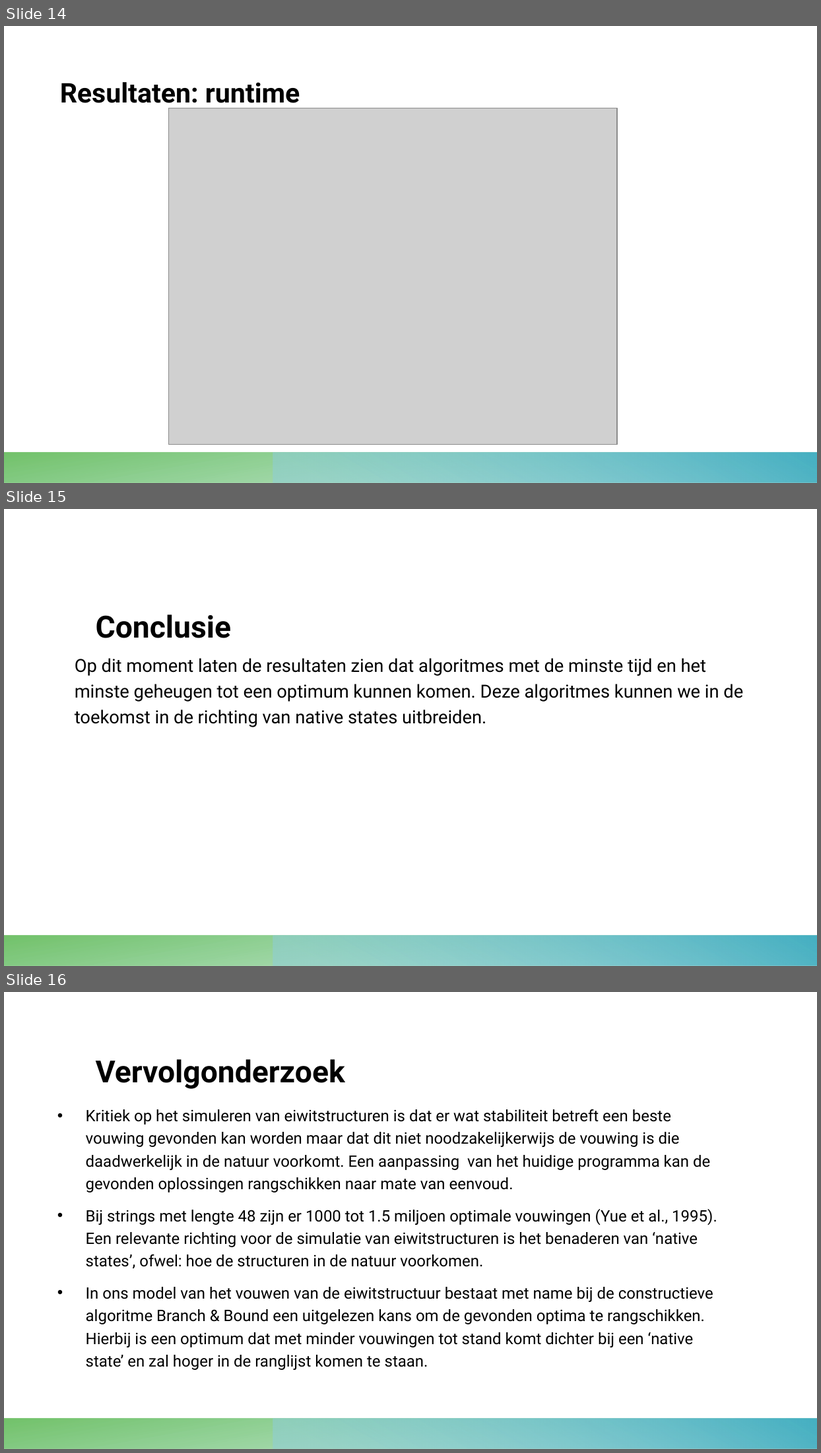
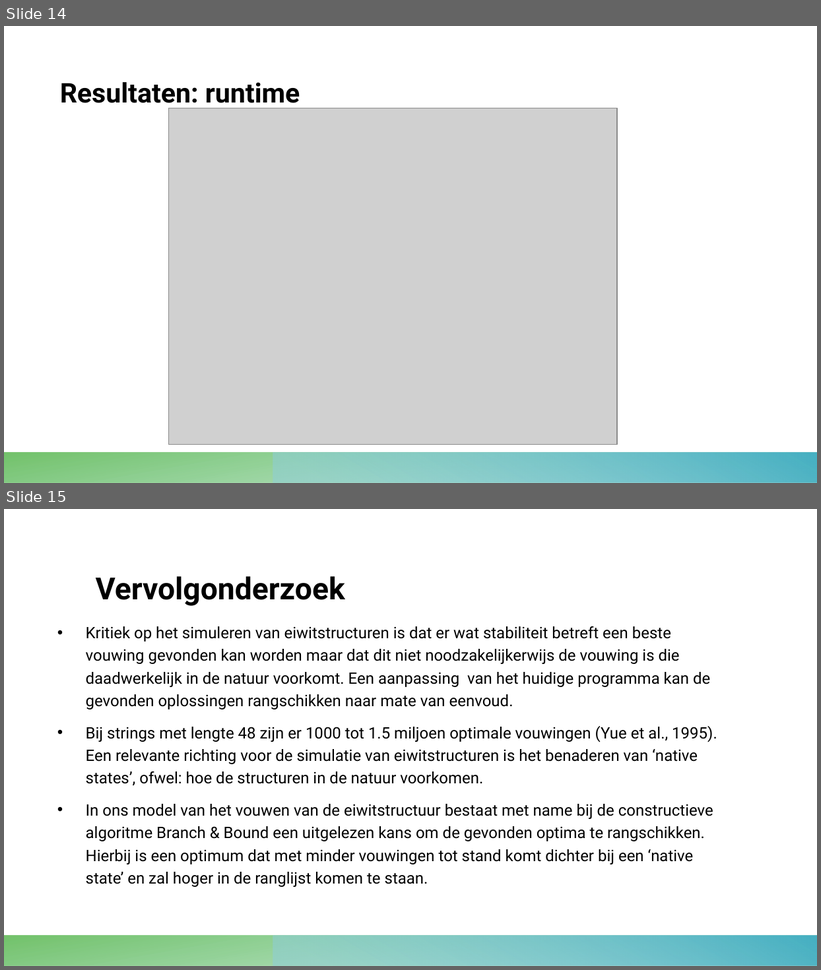
Before and after one commit to 10639780/proti, a slide deck: presentatie/protidefpres.pptx. Shown one above the other, each under a label of ours: slides 14, 15 and 16 before the commit, slides 14 and 15 after it. The pictures are 821x1453 and 821x970 pixels, drawn with LibreOffice and Linux fonts; fonts in the diff are those of the drawing; grey boxes stand for pictures. Boxes give left, top, right and bottom in pixels: in the first picture for what was removed or moved away, otherwise in the second. Text is boxed around its words. In the diff, an @@ line names an element or a change of style, - is before the commit and + after.

Commit message:
defpres

```diff
--- a/presentatie/protidefpres.pptx
+++ b/presentatie/protidefpres.pptx
@@ slide 15 removed at box(4, 509, 817, 966), background #FFFFFF; not listed: 2 template elements that a slide beside it also shows @@
@@ title removed at box(96, 615, 231, 638) @@
-Conclusie
@@ text removed at box(75, 658, 743, 727) @@
-Op dit moment laten de resultaten zien dat algoritmes met de minste tijd en het minste geheugen tot een optimum kunnen komen. Deze algoritmes kunnen we in de toekomst in de richting van native states uitbreiden.
@@ what was slide 16 is now slide 15 @@
```
